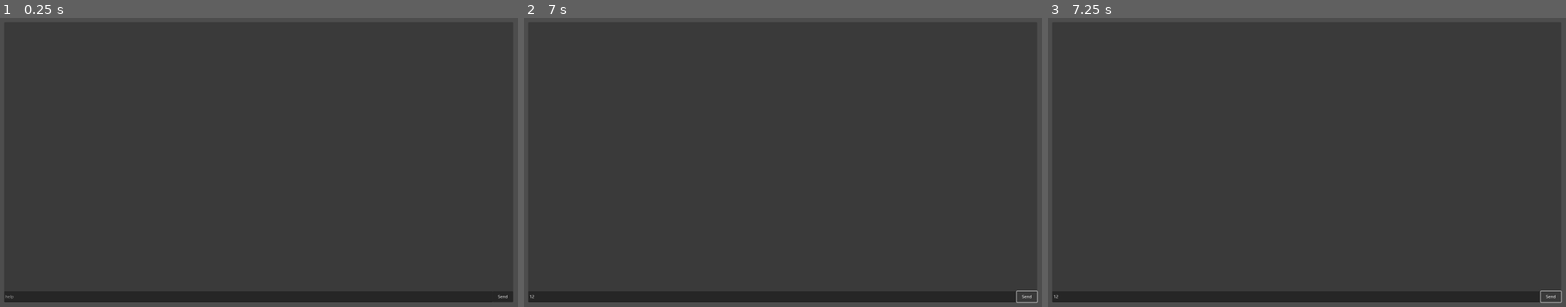
Above: before the commit, frames 1-3 (left to right).
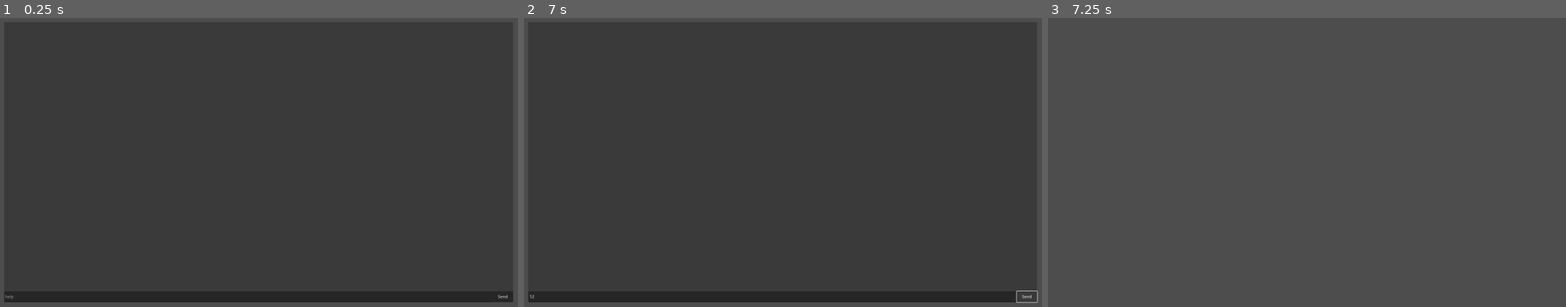
Above: after the commit, the same moments.

Repository: DaDescriptor/communicator
Game: Godot game, scene res://main.tscn
The game is run twice, just before and just after one commit, with the same random seed, the same clock (stepped at 60 frames per second) and the same inputs.
Inputs (mouse positions are in pixels of both pictures, inside the frame that each line leads up to):
- Up to frame 1 (0.25 s): no input
- Up to frame 2 (7 s): click (772, 295) at 0.52 s; type "12" at 0.6 s; click "Send" at 1.25 s; click "Send" at 2 s; click "Send" at 2.75 s; tap Enter at 3.5, 5, 6.5 s; tap Space at 4.25, 5.75 s
- Up to frame 3 (7.25 s): tap F1 (open_console) at 7.15 s

Frames 1-2 are identical in both runs. In frame 3, 3.7% of the frame differs, in the area x 0-100%, y 94-99%.

Commit message:
figured out why console class isnt running code

Diff:
--- a/Dconsole/Console.tscn
+++ b/Dconsole/Console.tscn
@@ -1,5 +1,6 @@
-[gd_scene load_steps=2 format=3 uid="uid://dscskernxtv62"]
+[gd_scene load_steps=3 format=3 uid="uid://dscskernxtv62"]
 
+[ext_resource type="Script" path="res://Dconsole/Console.gd" id="1_fwjhb"]
 [ext_resource type="Theme" uid="uid://bposr27pi0igx" path="res://theme.tres" id="2_pegn1"]
 
 [node name="Console" type="Panel"]
@@ -13,6 +14,7 @@
 offset_bottom = -25.0
 grow_horizontal = 2
 grow_vertical = 2
+script = ExtResource("1_fwjhb")
 
 [node name="Command" type="ScrollContainer" parent="."]
 custom_minimum_size = Vector2(0, 32)
